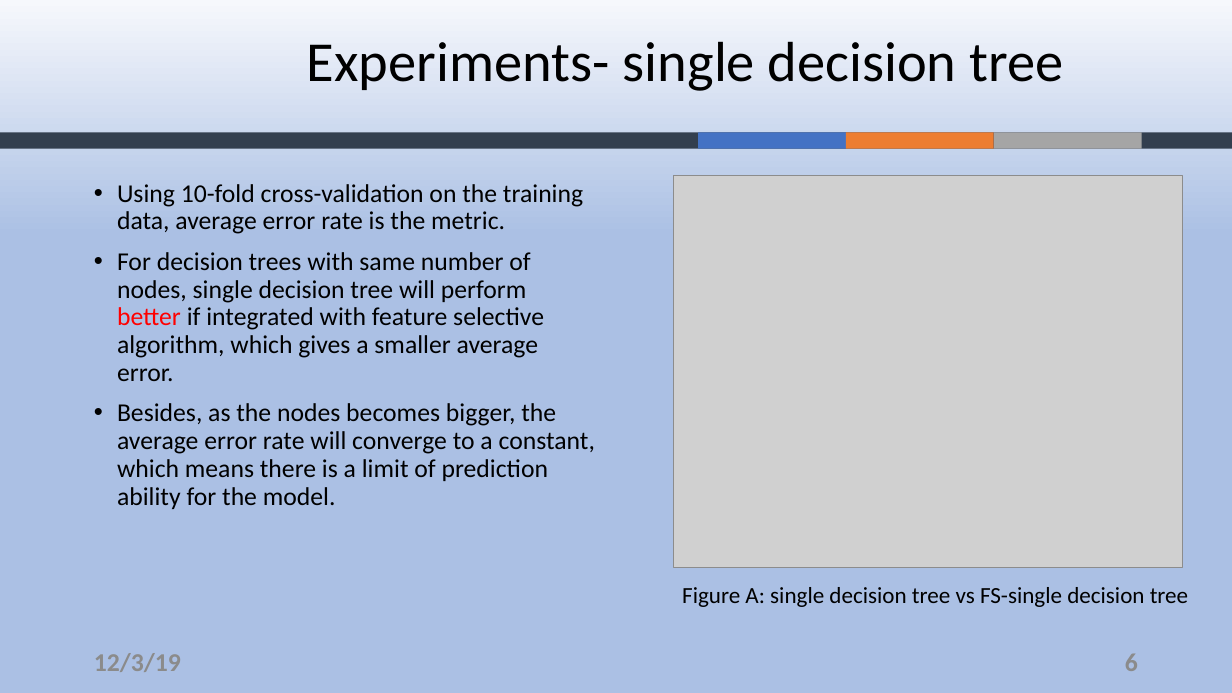
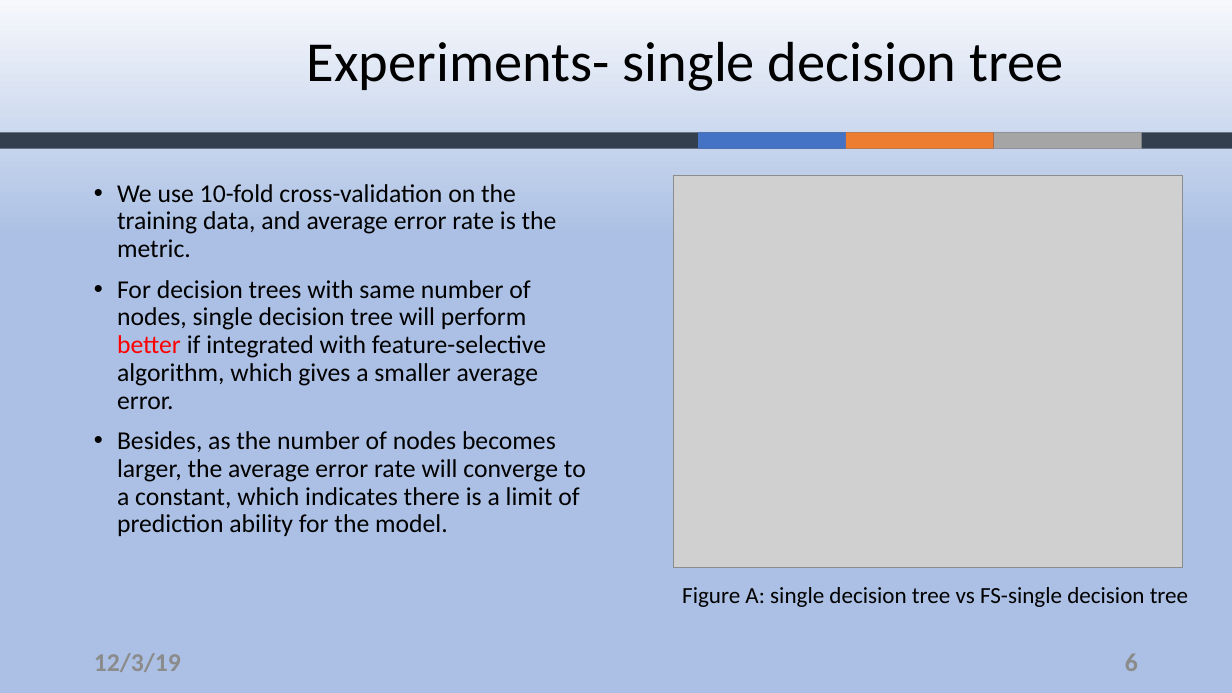
Before and after one commit to ZouYao0720/final-project-, a slide deck: slide 6 of final-presentation.pptx. Drawn at 1232x693 pixels with LibreOffice and Linux fonts; fonts in the diff are those of the drawing; grey boxes stand for pictures; background and template pictures are left out. Boxes give left, top, right and bottom in pixels: in the first picture for what was removed or moved away, otherwise in the second. Text is boxed around its words. In the diff, an @@ line names an element or a change of style, - is before the commit and + after.

Commit message:
updated svm figure and grammar

```diff
--- a/final-presentation.pptx
+++ b/final-presentation.pptx
@@ text at bbox=[117, 184, 586, 536]: text changed @@
-• Using 10-fold cross-validation on the training data, average error rate is the metric.
-• For decision trees with same number of nodes, single decision tree will perform better if integrated with feature selective algorithm, which gives a smaller average error.
-• Besides, as the nodes becomes bigger, the average error rate will converge to a constant, which means there is a limit of prediction ability for the model.
+• We use 10-fold cross-validation on the training data, and average error rate is the metric.
+• For decision trees with same number of nodes, single decision tree will perform better if integrated with feature-selective algorithm, which gives a smaller average error.
+• Besides, as the number of nodes becomes larger, the average error rate will converge to a constant, which indicates there is a limit of prediction ability for the model.
```
Also in this commit, not shown: 8 other slides changed.
